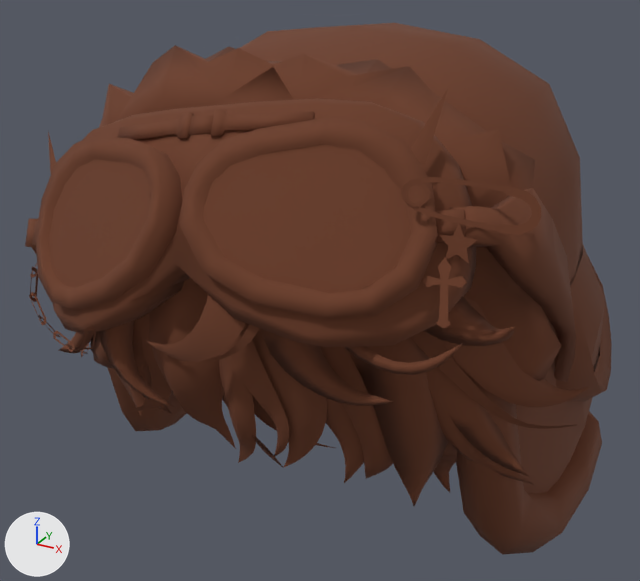
Two versions of the glTF model web/public/assets/characters/v6/hair/full/hair_goggle_ushanka.glb, one commit apart.
The view is the same before and after, from a camera (50 mm lens) standing at (0.499, -1.014, 1.226) and looking at (-0.028, -0.056, 0.747). Lighting does not change. The marker at lower left points along +X, +Y and +Z. The picture after the commit comes second. Vertices at exactly the same position are counted once.

In view in the first picture: 'hair_goggle_ushanka'.
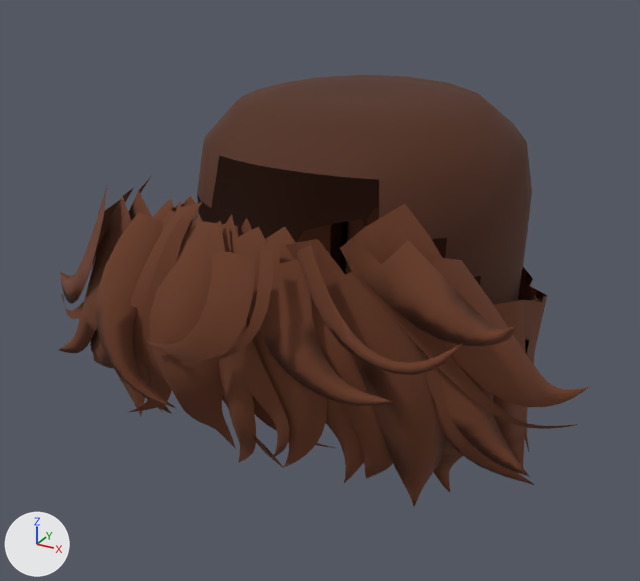
Changed parts and their boxes (x1, y1, x2, y2) in the pictures (640 x 581 px):
'hair_goggle_ushanka', reshaped (9% narrower, 19% shorter): before (25, 23, 612, 555); after (59, 75, 591, 506)
part 1 of me_hair_goggle_ushanka, deleted (brown): before (25, 23, 612, 555)

What the commit changed:
me_hair_goggle_ushanka is used by ob_hair_goggle_ushanka; location (0.0, 0.0, 0.0).
me_hair_goggle_ushanka had 2873 vertices, 4227 faces and spanned x -0.373..0.357, y -0.402..0.326, z 0.435..1.088.
me_hair_goggle_ushanka now has 1600 vertices, 2348 faces and spans x -0.373..0.357, y -0.392..0.233, z 0.435..1.004.
me_hair_goggle_ushanka part 1: 45 loose pieces with 1265 vertices, spanning x -0.337..0.344, y -0.402..0.326, z 0.48..1.088, are deleted.
Other edits to the shape of me_hair_goggle_ushanka do not show in these pictures.
